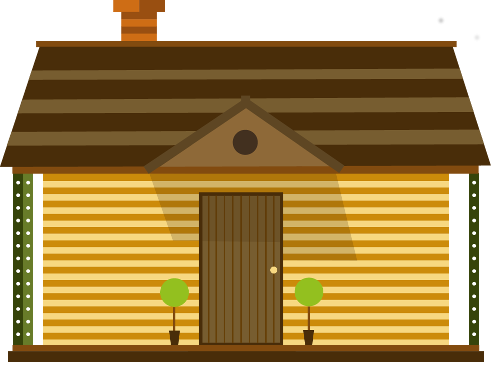
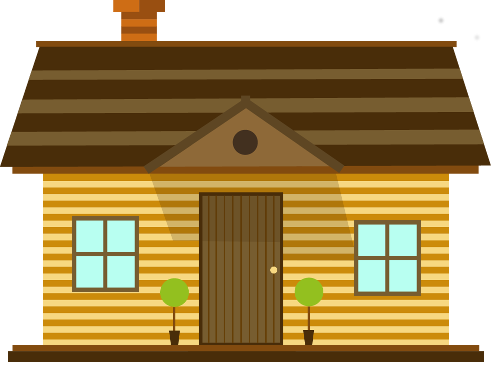
Layered file, before and after one edit (491px x 379px). Changes by layer:
hid "Isolation_3_gauche" over [13, 173, 23, 345]
hid "Isolation_2_gauche" over [23, 173, 33, 345]
hid "Isolation_3_droite" over [469, 173, 479, 345]
renamed "Calque Copié" to "left_window", showed it, moved it above "right_window", painted on it over [354, 220, 421, 296]
added layer "right_window" above "centre_maison" over [72, 216, 139, 292]
